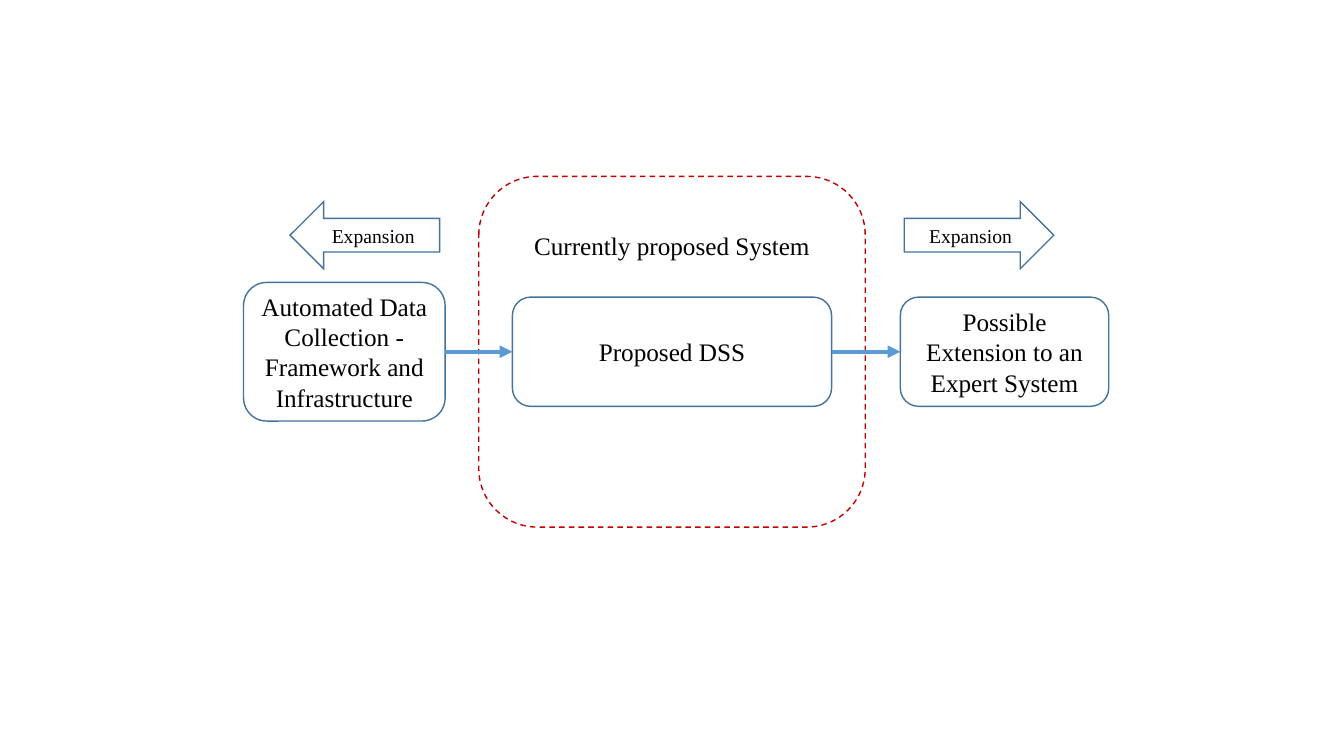
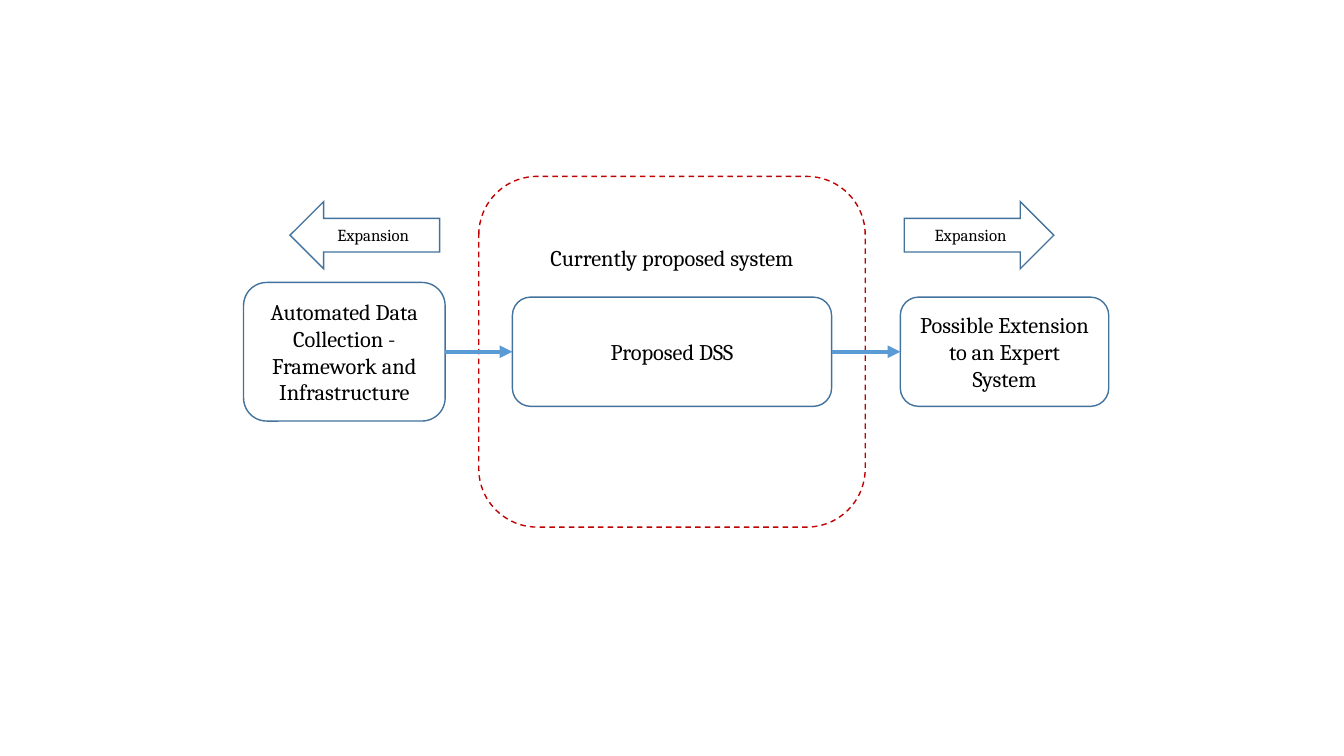
Before and after one commit to afthaj/finalThesis, a slide deck: slide 16 of figures.pptx. Drawn at 1344x756 pixels with LibreOffice and Linux fonts; fonts in the diff are those of the drawing. Boxes give left, top, right and bottom in pixels: in the first picture for what was removed or moved away, otherwise in the second. Text is boxed around its words. In the diff, an @@ line names an element or a change of style, - is before the commit and + after.

```diff
--- a/figures.pptx
+++ b/figures.pptx
@@ right arrow "Expansion" at [290,202,440,269]: size 14 to 12 pt, font Times New Roman to Cambria @@
@@ right arrow "Expansion" at [904,202,1054,269]: size 14 to 12 pt, font Times New Roman to Cambria @@
@@ text in rounded rectangle at [550,250,793,271]: text changed; size 18 to 16 pt; font Times New Roman to Cambria @@
-Currently proposed System
+Currently proposed system
@@ size 18 to 16 pt, font Times New Roman to Cambria in 3 elements at [512,297,832,406], [244,282,446,421], [900,297,1109,406] @@
```
Also in this commit, not shown: 15 other slides changed, 37 other files.
